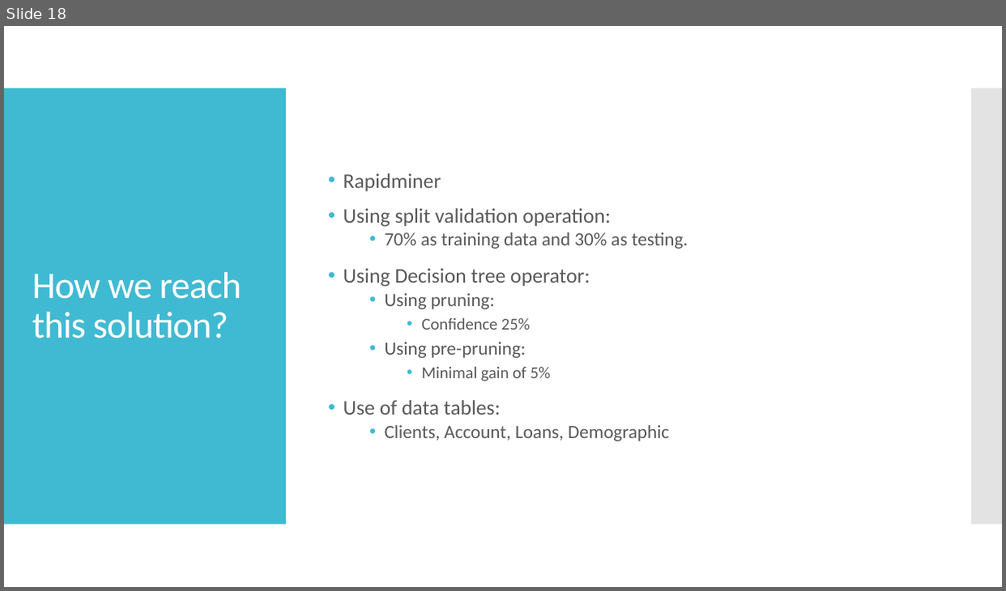
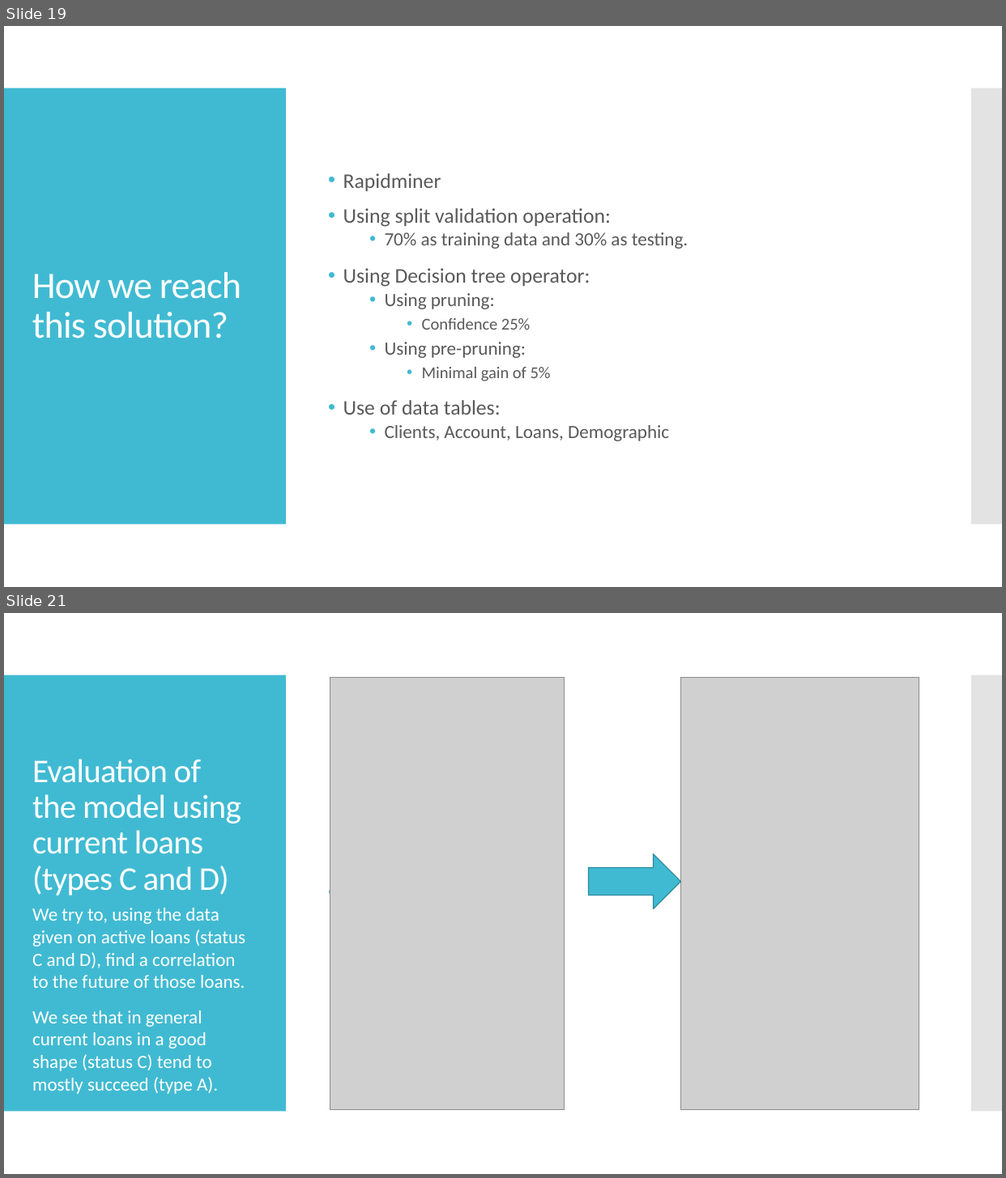
Before and after one commit to jpdias/banking-dm-case-study, a slide deck: Banking Data Mining.pptx. Shown one above the other, each under a label of ours: slide 18 before the commit, slides 19 and 21 after it; the slides between them are not shown. The pictures are 1006x591 and 1006x1178 pixels, drawn with LibreOffice and Linux fonts; fonts in the diff are those of the drawing; grey boxes stand for pictures. Boxes give left, top, right and bottom in pixels: in the first picture for what was removed or moved away, otherwise in the second. Text is boxed around its words. In the diff, an @@ line names an element or a change of style, - is before the commit and + after.

```diff
--- a/Banking Data Mining.pptx
+++ b/Banking Data Mining.pptx
@@ slide 21 added at [4,613,1002,1174], background #FFFFFF; not listed: 2 template elements that a slide beside it also shows @@
@@ picture added at [330,677,565,1110] @@
@@ picture added at [681,677,919,1110] @@
@@ title added at [32,759,241,896], 32 pt, text #FFFFFF @@
+Evaluation of the model using current loans (types C and D)
@@ right arrow added at [589,854,681,909], fill #40BAD2, outline #2F8A9B 0.85 pt @@
@@ text added at [32,908,245,1094], 18 pt, text #FFFFFF @@
+We try to, using the data given on active loans (status C and D), find a correlation to the future of those loans.
+We see that in general current loans in a good shape (status C) tend to mostly succeed (type A).
@@ what was slide 18 is now slide 19 @@
```
Also in this commit, not shown: 2 slides changed, 2 other slides added, 3 slides removed, 2 other files.
